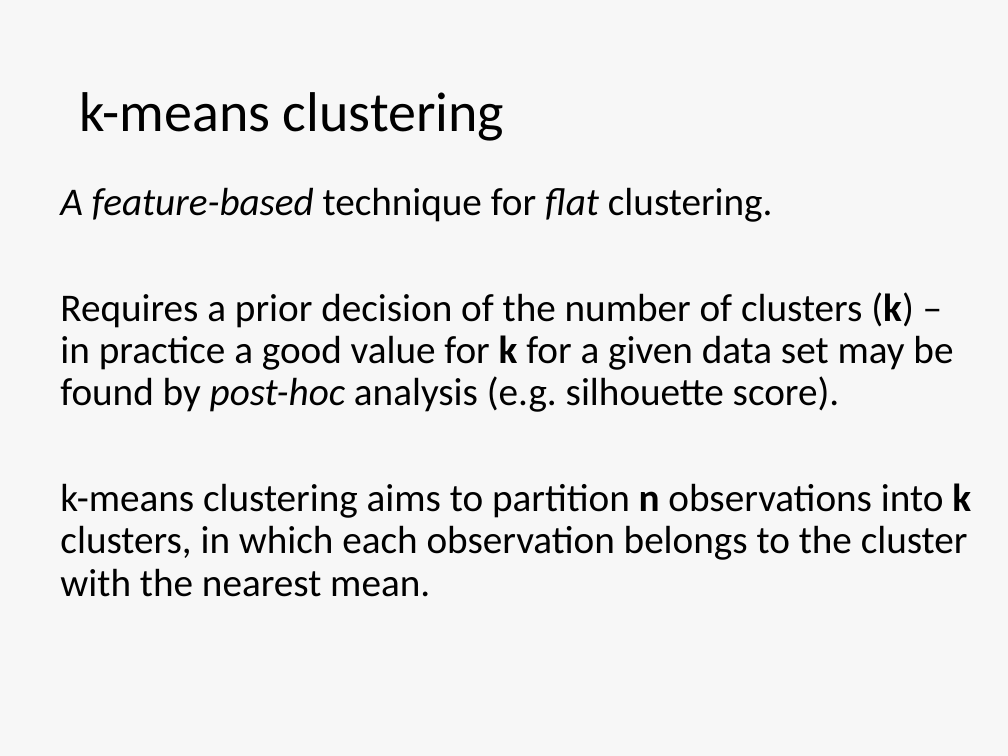
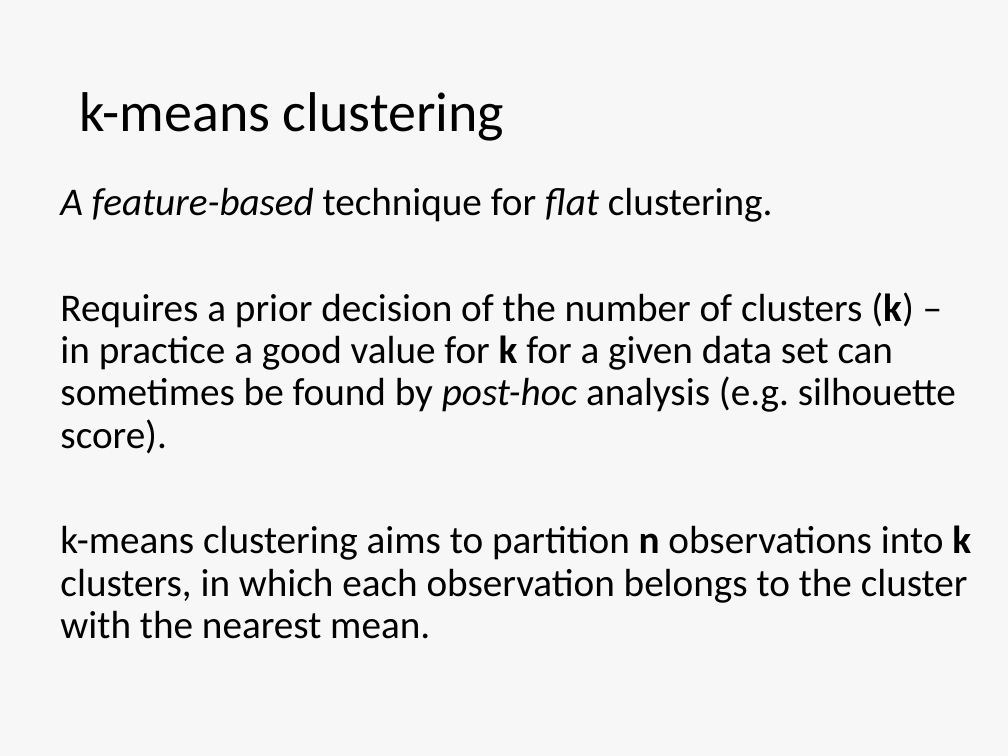
Before and after one commit to ImperialCollegeLondon/RCDS-intro-to-machine-learning, a slide deck: slide 21 of Intro_to_ML_1.pptx. Drawn at 1008x756 pixels with LibreOffice and Linux fonts; fonts in the diff are those of the drawing. Boxes give left, top, right and bottom in pixels: in the first picture for what was removed or moved away, otherwise in the second. Text is boxed around its words. In the diff, an @@ line names an element or a change of style, - is before the commit and + after.

```diff
--- a/Intro_to_ML_1.pptx
+++ b/Intro_to_ML_1.pptx
@@ text at (x1=60, y1=292, x2=956, y2=454): text changed @@
-Requires a prior decision of the number of clusters (k) – in practice a good value for k for a given data set may be found by post-hoc analysis (e.g. silhouette score).
+Requires a prior decision of the number of clusters (k) – in practice a good value for k for a given data set can sometimes be found by post-hoc analysis (e.g. silhouette score).
```
Also in this commit, not shown: 5 other slides changed, 2 other files.
